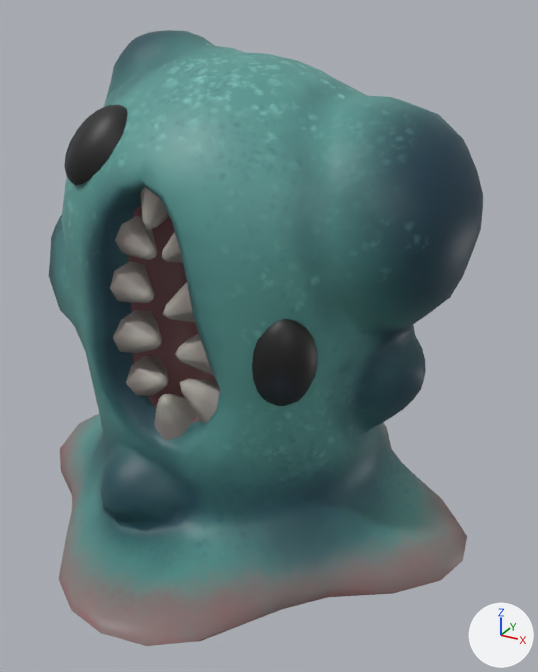
A saved change to the FBX model Assets/Models/Enemies/Blob.fbx.
One viewpoint serves both versions: a 50 mm lens placed at (0.0124, -0.0204, 0.017), pointed at (0.0012, 0.0, 0.0068). Every picture has the same lights, and +X, +Y and +Z are marked at lower right. The picture after the commit comes second. Where no turn or scale is listed for an object, it has been applied to the vertices.

The first picture shows 'BLOB_Body', 'BLOB_Eye_L', 'BLOB_Eye_R', 'BLOB_Tooth1', 'BLOB_Tooth10', 'BLOB_Tooth2', 'BLOB_Tooth3', 'BLOB_Tooth4', 'BLOB_Tooth5', 'BLOB_Tooth6', 'BLOB_Tooth7', 'BLOB_Tooth8', 'BLOB_Tooth9'.
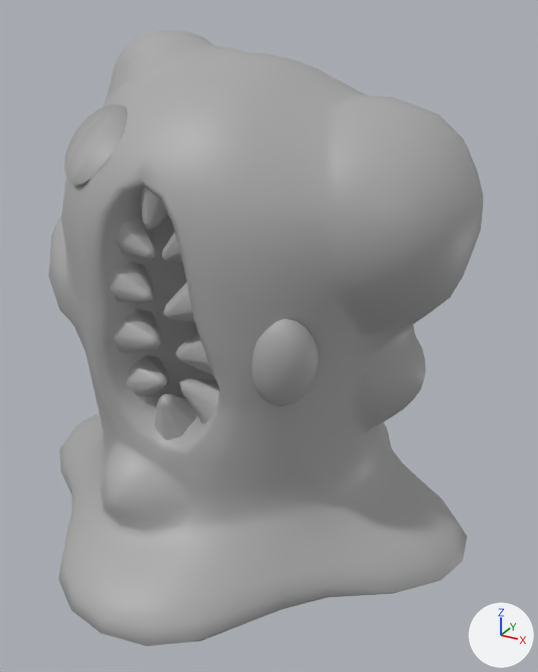
Pixel boxes [x1, y1, x2, y2] of what changed, in the pictures (538 x 672 px):
'BLOB_Body', surface changed, shading changed (cyan to grey): [49, 30, 483, 646] in both
'BLOB_Eye_L', surface changed (black to grey): [252, 319, 318, 406] in both
'BLOB_Eye_R', surface changed, shading changed (black to grey): [64, 104, 128, 185] in both
'BLOB_Tooth2', surface changed: [113, 310, 162, 353] in both
'BLOB_Tooth4', surface changed: [154, 394, 197, 440] in both
'BLOB_Tooth1', surface changed: [110, 261, 155, 303] in both
'BLOB_Tooth3', surface changed: [126, 356, 169, 396] in both
'BLOB_Tooth9', surface changed: [115, 216, 157, 260] in both
'BLOB_Tooth10', surface changed: [180, 379, 220, 424] in both
'BLOB_Tooth5', surface changed: [175, 333, 214, 375] in both
'BLOB_Tooth8', surface changed: [140, 187, 169, 230] in both
'BLOB_Tooth6', surface changed: [163, 282, 195, 322] in both
'BLOB_Tooth7', surface changed: [162, 231, 182, 262] in both

The edits, one by one:
In material 'standardSurface2' (mat_standardsurface2), texture is no longer img_basic_blob_diffuse_png.
In material 'standardSurface2' (mat_standardsurface2), base_color is now set to (0.4, 0.4, 0.4), grey #aaaaaa.
me_mesh_002 has 1377 vertices, 1446 faces and spans x -0.0085..0.0085, y -0.0082..0.0083, z 0.0..0.0164.
me_mesh_002 is used by ob_blob_body; location (0.0, 0.0, 0.0).
me_mesh_002 part 2: its shading normals changed.
me_mesh_001 has 56 vertices, 50 faces and spans x -0.00092..0.00117, y 0.00417..0.00592, z 0.01202..0.01416.
me_mesh_001 is used by ob_blob_eye_r; location (-0.00234, -0.009, 0.00037).
me_mesh_001 part 1: its shading normals changed.
